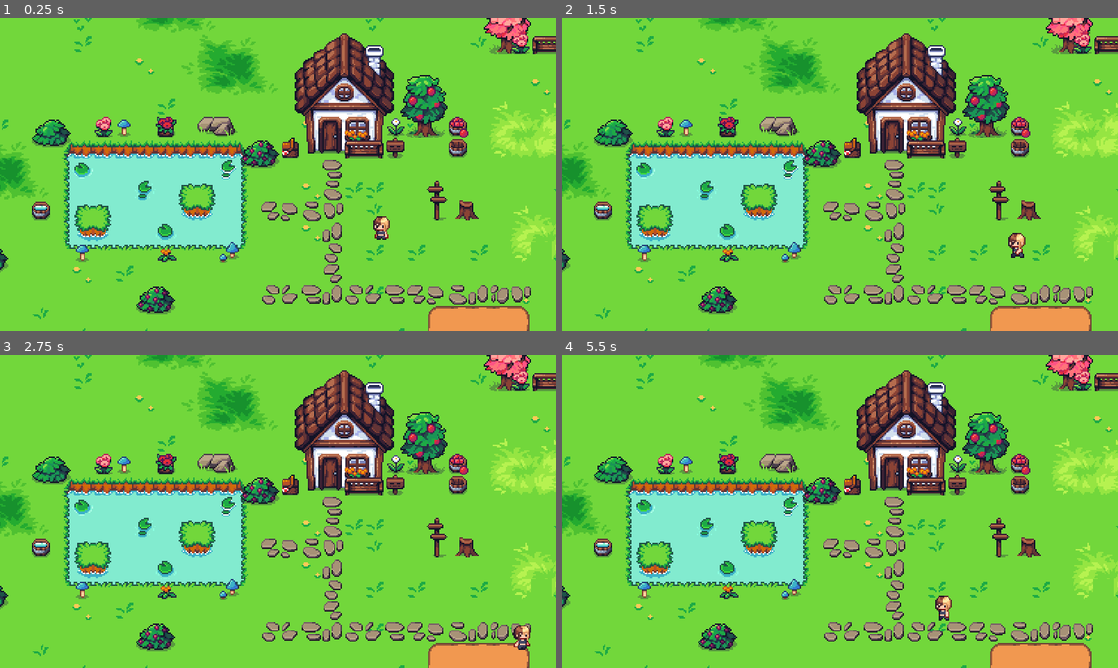
Above: before the commit, frames 1-4 (two rows, left to right).
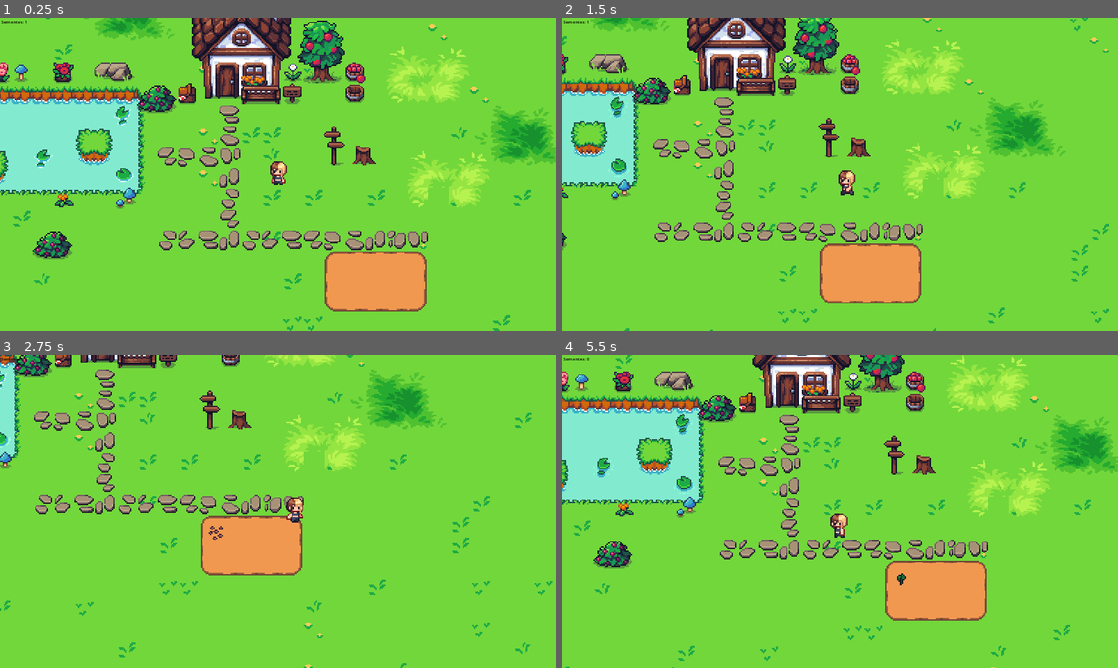
Above: after the commit, the same moments.

Repository: Ruteski/LittleFarm
Game: Godot game, scene res://scenes/principal.tscn
The game is run twice, just before and just after one commit, with the same random seed, the same clock (stepped at 60 frames per second) and the same inputs.
Inputs:
- Up to frame 1 (0.25 s): no input
- Up to frame 2 (1.5 s): hold Right (move_right) 0.53-1.28 s; hold Down (move_down) from 1.28 s (still down)
- Up to frame 3 (2.75 s): release Down (move_down) at 2.03 s; hold Right (move_right) from 2.03 s (still down)
- Up to frame 4 (5.5 s): release Right (move_right) at 2.78 s; hold Up (move_up) 2.78-3.53 s; hold Left (move_left) 3.53-5.03 s; hold Down (move_down) from 5.03 s (still down)

The runs differ from the first frame. In frame 1, 48% of the frame differs, in the area x 0-100%, y 0-100%; in frame 2, 47%; in frame 3, 39%; in frame 4, 50%.

Commit message:
Tomate
criado animacao do tomate, criado contagem de tomate na ui, criado animacoes de 2 vitorias regias, criado sistema basico de plantar 1 tomate

Diff:
--- a/scenes/cenario.tscn
+++ b/scenes/cenario.tscn
@@ -1,7 +1,9 @@
-[gd_scene load_steps=15 format=4 uid="uid://bnrswl33w6w60"]
+[gd_scene load_steps=17 format=4 uid="uid://bnrswl33w6w60"]
 
 [ext_resource type="Texture2D" uid="uid://67g18gyeebb4" path="res://assets/TinyWonderForest/tilemaps/summer tilemap.png" id="1_8wqfi"]
 [ext_resource type="Texture2D" uid="uid://dj1chh0vxoquo" path="res://assets/TinyWonderForest/items&objects/summer and spring items.png" id="2_ai451"]
+[ext_resource type="PackedScene" uid="uid://c0hivyprar0sb" path="res://scenes/vitoria_regia_1.tscn" id="3_qobhp"]
+[ext_resource type="PackedScene" uid="uid://p2l3jd2lssdj" path="res://scenes/vitoria_regia_2.tscn" id="4_o1oha"]
 
 [sub_resource type="TileSetAtlasSource" id="TileSetAtlasSource_mfxt5"]
 texture = ExtResource("1_8wqfi")
@@ -379,5 +381,19 @@
 tile_set = SubResource("TileSet_g6w20")
 
 [node name="props_lago" type="TileMapLayer" parent="casa"]
-tile_map_data = PackedByteArray("AAAcABAAAAAIAAkAAAAgABMAAAAIAAoAAAAfABEAAAAJAAoAAAAjABAAAAAJAAcAAAAhABEAAAAAAAcAAAAhABIAAAAAAAgAAAAiABEAAAA …(347 unchanged characters)…
+tile_map_data = PackedByteArray("AAAhABEAAAAAAAcAAAAhABIAAAAAAAgAAAAiABEAAAA …(347 unchanged characters)…
 tile_set = SubResource("TileSet_7ccds")
+
+[node name="Vitoria_Regia_1" parent="casa/props_lago" instance=ExtResource("3_qobhp")]
+position = Vector2(457, 263)
+rotation = 0.745993
+
+[node name="Vitoria_Regia_2" parent="casa/props_lago" instance=ExtResource("3_qobhp")]
+position = Vector2(567, 310)
+
+[node name="Vitoria_Regia_3" parent="casa/props_lago" instance=ExtResource("4_o1oha")]
+position = Vector2(566, 264)
+rotation = -0.306866
+
+[node name="Vitoria_Regia_4" parent="casa/props_lago" instance=ExtResource("4_o1oha")]
+position = Vector2(505, 297)
--- a/scenes/player/player.tscn
+++ b/scenes/player/player.tscn
@@ -85,6 +85,7 @@
 }
 
 [node name="Player" type="CharacterBody2D" node_paths=PackedStringArray("_animation")]
+z_index = 1
 script = ExtResource("1_f7sol")
 _animation = NodePath("AnimationPlayer")
 
--- a/scenes/principal.tscn
+++ b/scenes/principal.tscn
@@ -1,15 +1,33 @@
-[gd_scene load_steps=3 format=3 uid="uid://bnqqn1v2jx33e"]
+[gd_scene load_steps=5 format=3 uid="uid://bnqqn1v2jx33e"]
 
 [ext_resource type="PackedScene" uid="uid://bnrswl33w6w60" path="res://scenes/cenario.tscn" id="1_e8tx4"]
+[ext_resource type="Script" path="res://scripts/principal.gd" id="1_tfj8l"]
 [ext_resource type="PackedScene" uid="uid://cuvtkhv8dp5bb" path="res://scenes/player/player.tscn" id="2_now1x"]
+[ext_resource type="PackedScene" uid="uid://dr1qjjhfyrlm8" path="res://scenes/tomate.tscn" id="3_4s5dv"]
 
 [node name="Principal" type="Node2D"]
+script = ExtResource("1_tfj8l")
 
 [node name="Cenario" parent="." instance=ExtResource("1_e8tx4")]
 
 [node name="Player" parent="." instance=ExtResource("2_now1x")]
 position = Vector2(685, 319)
 
-[node name="Camera" type="Camera2D" parent="."]
-position = Vector2(606, 268)
+[node name="Camera" type="Camera2D" parent="Player"]
+position = Vector2(0, -9)
 zoom = Vector2(3, 3)
+position_smoothing_enabled = true
+
+[node name="Tomate" parent="." instance=ExtResource("3_4s5dv")]
+position = Vector2(733, 381)
+
+[node name="UI" type="CanvasLayer" parent="."]
+
+[node name="Label_Sementes" type="Label" parent="UI"]
+offset_left = 3.0
+offset_top = 1.0
+offset_right = 94.0
+offset_bottom = 15.0
+theme_override_colors/font_color = Color(0, 0, 0, 1)
+theme_override_font_sizes/font_size = 10
+text = "Sementes: 100"
--- /dev/null
+++ b/scenes/tomate.tscn
@@ -0,0 +1,75 @@
+[gd_scene load_steps=11 format=3 uid="uid://dr1qjjhfyrlm8"]
+
+[ext_resource type="Texture2D" uid="uid://d31tap0vjlhbq" path="res://assets/FarmingCrops/Crop_Spritesheet.png" id="1_rjf1u"]
+[ext_resource type="Script" path="res://scripts/tomate.gd" id="1_u766q"]
+
+[sub_resource type="RectangleShape2D" id="RectangleShape2D_ngrsw"]
+size = Vector2(16, 16)
+
+[sub_resource type="AtlasTexture" id="AtlasTexture_ttbse"]
+atlas = ExtResource("1_rjf1u")
+region = Rect2(80, 32, 16, 16)
+
+[sub_resource type="AtlasTexture" id="AtlasTexture_ctr3p"]
+atlas = ExtResource("1_rjf1u")
+region = Rect2(64, 32, 16, 16)
+
+[sub_resource type="AtlasTexture" id="AtlasTexture_85xow"]
+atlas = ExtResource("1_rjf1u")
+region = Rect2(48, 32, 16, 16)
+
+[sub_resource type="AtlasTexture" id="AtlasTexture_w7kdn"]
+atlas = ExtResource("1_rjf1u")
+region = Rect2(32, 32, 16, 16)
+
+[sub_resource type="AtlasTexture" id="AtlasTexture_pl2a8"]
+atlas = ExtResource("1_rjf1u")
+region = Rect2(16, 32, 16, 16)
+
+[sub_resource type="AtlasTexture" id="AtlasTexture_c1mif"]
+atlas = ExtResource("1_rjf1u")
+region = Rect2(0, 32, 16, 16)
+
+[sub_resource type="SpriteFrames" id="SpriteFrames_f6kq6"]
+animations = [{
+"frames": [{
+"duration": 1.0,
+"texture": SubResource("AtlasTexture_ttbse")
+}, {
+"duration": 1.0,
+"texture": SubResource("AtlasTexture_ctr3p")
+}, {
+"duration": 1.0,
+"texture": SubResource("AtlasTexture_85xow")
+}, {
+"duration": 1.0,
+"texture": SubResource("AtlasTexture_w7kdn")
+}, {
+"duration": 1.0,
+"texture": SubResource("AtlasTexture_pl2a8")
+}, {
+"duration": 1.0,
+"texture": SubResource("AtlasTexture_c1mif")
+}],
+"loop": true,
+"name": &"tomate",
+"speed": 5.0
+}]
+
+[node name="Tomate" type="Node2D"]
+
+[node name="Area2D" type="Area2D" parent="."]
+monitorable = false
+script = ExtResource("1_u766q")
+
+[node name="Collision" type="CollisionShape2D" parent="Area2D"]
+position = Vector2(0, -1)
+shape = SubResource("RectangleShape2D_ngrsw")
+
+[node name="AnimatedSprite2D" type="AnimatedSprite2D" parent="Area2D"]
+sprite_frames = SubResource("SpriteFrames_f6kq6")
+animation = &"tomate"
+frame_progress = 0.282499
+
+[connection signal="body_entered" from="Area2D" to="Area2D" method="_on_body_entered"]
+[connection signal="body_exited" from="Area2D" to="Area2D" method="_on_body_exited"]
--- /dev/null
+++ b/scenes/vitoria_regia.tscn
@@ -0,0 +1,47 @@
+[gd_scene load_steps=7 format=3 uid="uid://v3kp48m8jh1n"]
+
+[ext_resource type="Texture2D" uid="uid://67g18gyeebb4" path="res://assets/TinyWonderForest/tilemaps/summer tilemap.png" id="1_vmtc5"]
+
+[sub_resource type="AtlasTexture" id="AtlasTexture_6kkc8"]
+atlas = ExtResource("1_vmtc5")
+region = Rect2(128, 112, 16, 16)
+
+[sub_resource type="AtlasTexture" id="AtlasTexture_t73t2"]
+atlas = ExtResource("1_vmtc5")
+region = Rect2(128, 128, 16, 16)
+
+[sub_resource type="AtlasTexture" id="AtlasTexture_c3pt1"]
+atlas = ExtResource("1_vmtc5")
+region = Rect2(128, 144, 16, 16)
+
+[sub_resource type="AtlasTexture" id="AtlasTexture_y60r6"]
+atlas = ExtResource("1_vmtc5")
+region = Rect2(128, 160, 16, 16)
+
+[sub_resource type="SpriteFrames" id="SpriteFrames_8igdl"]
+animations = [{
+"frames": [{
+"duration": 1.0,
+"texture": SubResource("AtlasTexture_6kkc8")
+}, {
+"duration": 1.0,
+"texture": SubResource("AtlasTexture_t73t2")
+}, {
+"duration": 1.0,
+"texture": SubResource("AtlasTexture_c3pt1")
+}, {
+"duration": 1.0,
+"texture": SubResource("AtlasTexture_y60r6")
+}],
+"loop": true,
+"name": &"vitoria_regia",
+"speed": 5.0
+}]
+
+[node name="Vitoria_Regia" type="Node2D"]
+
+[node name="AnimatedSprite2D" type="AnimatedSprite2D" parent="."]
+sprite_frames = SubResource("SpriteFrames_8igdl")
+animation = &"vitoria_regia"
+autoplay = "vitoria_regia"
+frame_progress = 0.473379
--- /dev/null
+++ b/scenes/vitoria_regia_1.tscn
@@ -0,0 +1,5 @@
+[gd_scene load_steps=2 format=3 uid="uid://c0hivyprar0sb"]
+
+[ext_resource type="PackedScene" uid="uid://v3kp48m8jh1n" path="res://scenes/vitoria_regia.tscn" id="1_enxvd"]
+
+[node name="Vitoria_Regia_1" instance=ExtResource("1_enxvd")]
--- /dev/null
+++ b/scenes/vitoria_regia_2.tscn
@@ -0,0 +1,46 @@
+[gd_scene load_steps=8 format=3 uid="uid://p2l3jd2lssdj"]
+
+[ext_resource type="PackedScene" uid="uid://v3kp48m8jh1n" path="res://scenes/vitoria_regia.tscn" id="1_j8jl0"]
+[ext_resource type="Texture2D" uid="uid://67g18gyeebb4" path="res://assets/TinyWonderForest/tilemaps/summer tilemap.png" id="2_rkvx0"]
+
+[sub_resource type="AtlasTexture" id="AtlasTexture_wlg5y"]
+atlas = ExtResource("2_rkvx0")
+region = Rect2(144, 112, 16, 16)
+
+[sub_resource type="AtlasTexture" id="AtlasTexture_j8msg"]
+atlas = ExtResource("2_rkvx0")
+region = Rect2(144, 128, 16, 16)
+
+[sub_resource type="AtlasTexture" id="AtlasTexture_53ghm"]
+atlas = ExtResource("2_rkvx0")
+region = Rect2(144, 144, 16, 16)
+
+[sub_resource type="AtlasTexture" id="AtlasTexture_cj6ar"]
+atlas = ExtResource("2_rkvx0")
+region = Rect2(144, 160, 16, 16)
+
+[sub_resource type="SpriteFrames" id="SpriteFrames_lgyei"]
+animations = [{
+"frames": [{
+"duration": 1.0,
+"texture": SubResource("AtlasTexture_wlg5y")
+}, {
+"duration": 1.0,
+"texture": SubResource("AtlasTexture_j8msg")
+}, {
+"duration": 1.0,
+"texture": SubResource("AtlasTexture_53ghm")
+}, {
+"duration": 1.0,
+"texture": SubResource("AtlasTexture_cj6ar")
+}],
+"loop": true,
+"name": &"vitoria_regia",
+"speed": 5.0
+}]
+
+[node name="Vitoria_Regia_2" instance=ExtResource("1_j8jl0")]
+
+[node name="AnimatedSprite2D" parent="." index="0"]
+sprite_frames = SubResource("SpriteFrames_lgyei")
+frame_progress = 0.0
--- a/scripts/player/player.gd
+++ b/scripts/player/player.gd
@@ -1,4 +1,4 @@
-extends CharacterBody2D
+class_name Player extends CharacterBody2D
 
 @export_category("Variaveis")
 @export var _move_speed: float = 75.0
@@ -6,8 +6,10 @@
 @export_category("Objetos")
 @export var _animation: AnimationPlayer
 
+var sementes: int = 1
 
-func _physics_process(delta: float) -> void:
+
+func _physics_process(_delta: float) -> void:
 	move()
 	animate()
 
@@ -32,3 +34,7 @@
 			_animation.play("walk_left")
 	else:
 		_animation.play("idle")
+
+
+func _plantou_tomate() -> void:
+	sementes -= 1
--- /dev/null
+++ b/scripts/principal.gd
@@ -0,0 +1,9 @@
+class_name Principal extends Node2D
+
+@onready var player := $Player
+@onready var tomate := $Tomate
+@onready var label_sementes := $UI/Label_Sementes
+
+
+func _process(_delta: float) -> void:
+	label_sementes.text = str('Sementes: ', player.sementes)
--- /dev/null
+++ b/scripts/tomate.gd
@@ -0,0 +1,30 @@
+class_name Tomate extends Node2D
+
+@onready var animated_sprite := $AnimatedSprite2D
+
+
+func _ready() -> void:
+	hide()
+
+
+func _on_body_entered(body: Node2D) -> void:
+	if body is Player:
+		if body.sementes > 0:
+			body._plantou_tomate()
+			show()
+			await get_tree().create_timer(3.0).timeout
+			animated_sprite.frame = 1
+
+			await get_tree().create_timer(5.0).timeout
+			animated_sprite.frame = 2
+
+			await get_tree().create_timer(7.0).timeout
+			animated_sprite.frame = 3
+
+			await get_tree().create_timer(10.0).timeout
+			animated_sprite.frame = 4
+
+
+func _on_body_exited(body: Node2D) -> void:
+	if body is Player:
+		pass
